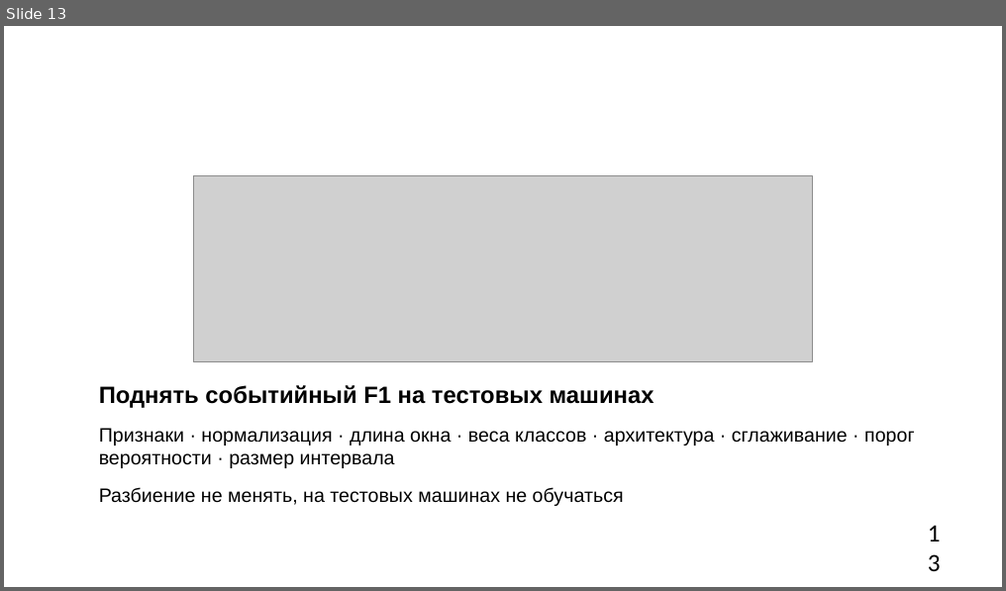
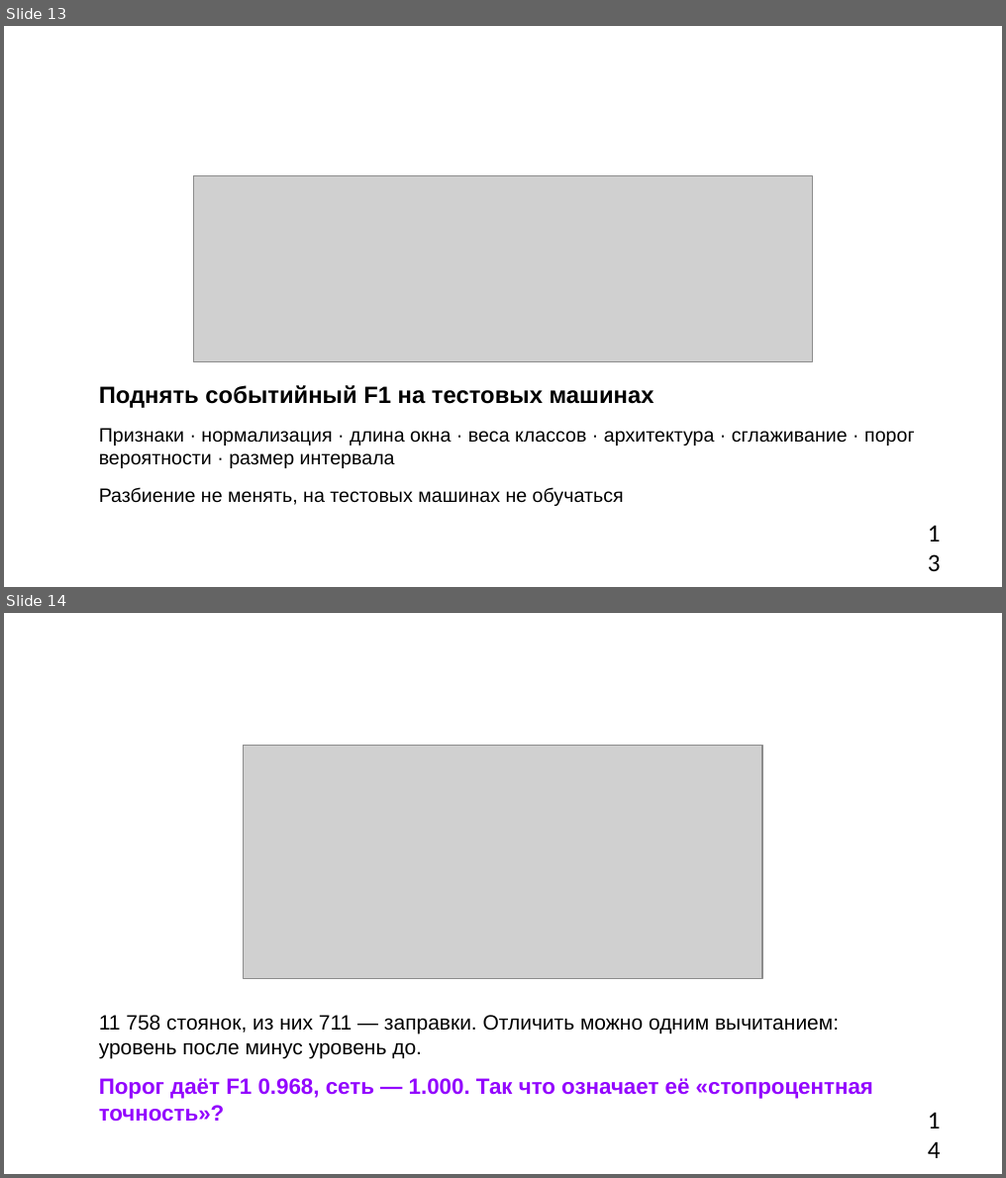
Before and after one commit to hehehelp123/fuel-refuel-lab, a slide deck: Лаба_заправки.pptx. Shown one above the other, each under a label of ours: slide 13 before the commit, slides 13 and 14 after it. The pictures are 1006x591 and 1006x1178 pixels, drawn with LibreOffice and Linux fonts; fonts in the diff are those of the drawing; grey boxes stand for pictures; background and template pictures are left out. Boxes give left, top, right and bottom in pixels: in the first picture for what was removed or moved away, otherwise in the second. Text is boxed around its words. In the diff, an @@ line names an element or a change of style, - is before the commit and + after.

Commit message:
Вопрос со звёздочкой переписан по измерениям: 11 758 стоянок, порог даёт F1 0.968

```diff
--- a/Лаба_заправки.pptx
+++ b/Лаба_заправки.pptx
@@ slide 14 added at (x1=4, y1=613, x2=1002, y2=1174), background picture (left out) @@
@@ title added at (x1=54, y1=647, x2=798, y2=705), 24 pt, text #FFFFFF, bold @@
+Вопрос со звёздочкой
@@ picture added at (x1=244, y1=745, x2=762, y2=979) @@
@@ text added at (x1=99, y1=1015, x2=873, y2=1122), 15 pt, text #000000 @@
+11 758 стоянок, из них 711 — заправки. Отличить можно одним вычитанием: уровень после минус уровень до.
+Порог даёт F1 0.968, сеть — 1.000. Так что означает её «стопроцентная точность»?
@@ text added at (x1=918, y1=1099, x2=951, y2=1139), 18 pt, text #000000 @@
+14
```
Also in this commit, not shown: 1 slide removed, 8 other files.
